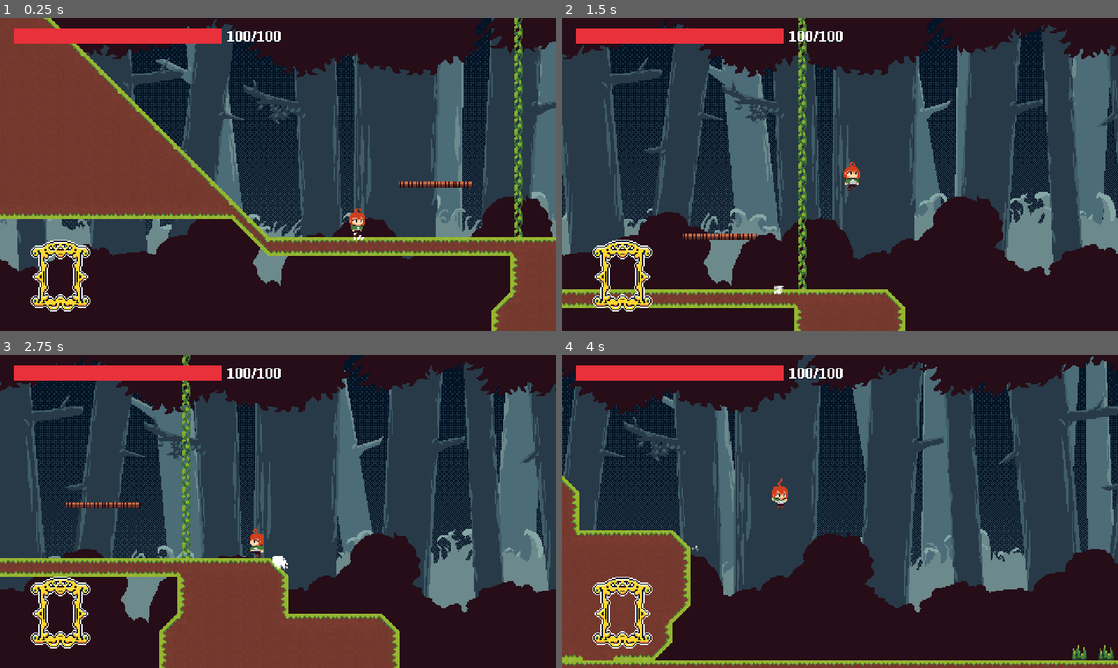
Above: before the commit, frames 1-4 (two rows, left to right).
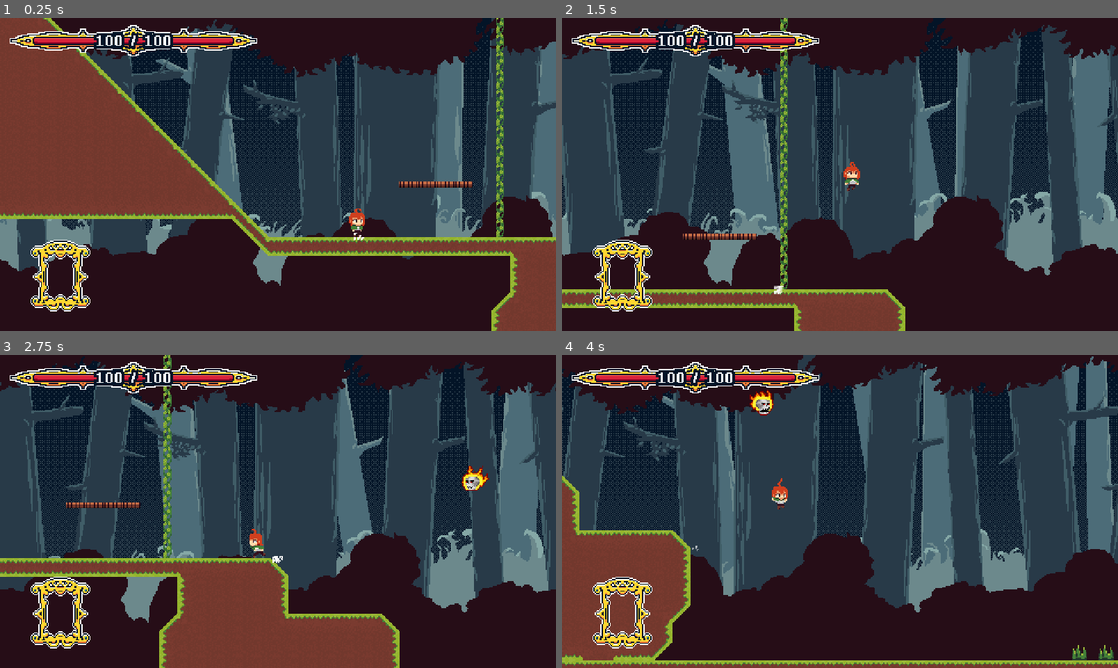
Above: after the commit, the same moments.

Repository: sethburch/Daynight
Game: Godot game, scene res://scenes/World.tscn
Same seed, same stepped clock (60 frames per second), same inputs: the game is played once before the commit and once after it.
Inputs (mouse positions are in pixels of both pictures, inside the frame that each line leads up to):
- Up to frame 1 (0.25 s): no input
- Up to frame 2 (1.5 s): move the mouse to (962, 158) at 0.52 s; hold D (move_right) from 0.53 s (still down); tap Space (jump) at 0.6, 0.77, 1.07 s; move the mouse to (728, 190) at 1.27 s; tap E (cast) at 1.35 s
- Up to frame 3 (2.75 s): tap Space (jump) at 1.52, 1.55, 1.82, 2.3 s; move the mouse to (333, 442) at 2.02 s; release D (move_right) at 2.03 s; hold A (move_left) from 2.03 s (still down); tap X (scroll_down) at 2.1 s
- Up to frame 4 (4 s): move the mouse to (812, 574) at 2.77 s; release A (move_left) at 2.78 s; hold D (move_right) from 2.78 s (still down); tap Z (scroll_up) at 2.85 s; tap Space (jump) at 3.02, 3.05, 3.32, 3.6, 3.77 s; move the mouse to (1006, 558) at 3.52 s

The runs differ from the first frame. In frame 1, 4.2% of the frame differs, in the area x 1-94%, y 0-70%; in frame 2, 4.4%, in the area x 1-51%, y 0-87%; in frame 3, 4.3%; in frame 4, 3.0%.

Commit message:
better health bar

Diff:
--- a/scenes/GUI.tscn
+++ b/scenes/GUI.tscn
@@ -1,26 +1,29 @@
-[gd_scene load_steps=15 format=2]
+[gd_scene load_steps=16 format=2]
 
 [ext_resource path="res://scripts/GUI.gd" type="Script" id=1]
-[ext_resource path="res://sprites/health_under.png" type="Texture" id=2]
-[ext_resource path="res://sprites/health_over.png" type="Texture" id=3]
-[ext_resource path="res://EquipmentPro.ttf" type="DynamicFontData" id=4]
-[ext_resource path="res://materials/DefaultFont.tres" type="DynamicFont" id=5]
-[ext_resource path="res://sprites/window.png" type="Texture" id=6]
-[ext_resource path="res://sprites/tomes/default_aura.png" type="Texture" id=7]
-[ext_resource path="res://UpgradeWindow.tscn" type="PackedScene" id=8]
-[ext_resource path="res://sprites/tomes/book_arc.png" type="Texture" id=9]
+[ext_resource path="res://sprites/health/health_frame.png" type="Texture" id=2]
+[ext_resource path="res://sprites/health/health_under.png" type="Texture" id=3]
+[ext_resource path="res://sprites/health/health_progress.png" type="Texture" id=4]
+[ext_resource path="res://EquipmentPro.ttf" type="DynamicFontData" id=5]
+[ext_resource path="res://materials/DefaultFont.tres" type="DynamicFont" id=6]
+[ext_resource path="res://sprites/window.png" type="Texture" id=7]
+[ext_resource path="res://sprites/tomes/default_aura.png" type="Texture" id=8]
+[ext_resource path="res://UpgradeWindow.tscn" type="PackedScene" id=9]
+[ext_resource path="res://sprites/tomes/book_arc.png" type="Texture" id=10]
 
 [sub_resource type="DynamicFontData" id=1]
 antialiased = false
 font_path = "res://EquipmentPro.ttf"
 
 [sub_resource type="DynamicFont" id=2]
+outline_size = 1
 outline_color = Color( 0.0156863, 0.0823529, 0.156863, 1 )
+extra_spacing_char = 1
 font_data = SubResource( 1 )
 
 [sub_resource type="DynamicFont" id=3]
 outline_color = Color( 0.0156863, 0.0823529, 0.156863, 1 )
-font_data = ExtResource( 4 )
+font_data = ExtResource( 5 )
 
 [sub_resource type="Animation" id=4]
 length = 4.0
@@ -59,26 +62,36 @@
 margin_right = 1.16626
 script = ExtResource( 1 )
 
-[node name="Health" type="TextureProgress" parent="."]
-margin_left = 11.0
-margin_top = 9.48872
-margin_right = 267.0
-margin_bottom = 41.4887
-rect_scale = Vector2( 0.7, 0.4 )
+[node name="HealthOver" type="TextureRect" parent="."]
+margin_left = 7.00779
+margin_top = 5.54783
+margin_right = 221.008
+margin_bottom = 32.5478
+texture = ExtResource( 2 )
+__meta__ = {
+"_edit_group_": true
+}
+
+[node name="Health" type="TextureProgress" parent="HealthOver"]
+margin_left = 21.0
+margin_top = 10.0
+margin_right = 209.0
+margin_bottom = 24.0
 value = 100.0
-texture_under = ExtResource( 2 )
-texture_progress = ExtResource( 3 )
+texture_under = ExtResource( 3 )
+texture_progress = ExtResource( 4 )
 
 [node name="HealthText" type="Label" parent="."]
-margin_left = 194.797
-margin_top = 8.175
-margin_right = 241.797
-margin_bottom = 24.175
+margin_left = 81.8547
+margin_top = 11.8595
+margin_right = 146.855
+margin_bottom = 27.8595
 custom_fonts/font = SubResource( 2 )
 custom_colors/font_color_shadow = Color( 0.0156863, 0.0823529, 0.156863, 1 )
-custom_constants/shadow_offset_x = 0
+custom_constants/shadow_offset_x = 1
 custom_constants/shadow_offset_y = 1
-text = "100/100"
+custom_constants/shadow_as_outline = 1
+text = "100 / 100"
 
 [node name="Alert" type="Label" parent="."]
 modulate = Color( 1, 1, 1, 0 )
--- a/scenes/ItemSpawner.gd
+++ b/scenes/ItemSpawner.gd
@@ -1,10 +1,10 @@
 extends Position2D
 
 var items : Array = [
-	preload("res://scenes/Tome.tscn"),
 	preload("res://scenes/Tome.tscn")
 ]
 
 func _ready():
 	var _item = items[randi() % items.size()].instance()
 	_item.global_position = get_parent().global_position+position
+	add_child(_item)
--- /dev/null
+++ b/scenes/Ladder.gd
@@ -0,0 +1,13 @@
+extends Area2D
+
+export(int) var length = 16
+
+func _ready():
+	$Sprites.visible = true
+	length = scale.y * length
+	$CollisionShape2D.shape.extents.y = length/2
+	$Sprites/Vine.region_rect = Rect2(0, 0, 16, length)
+	scale.y = 1
+	$Sprites/Top.position.y -= (length/2)-8
+	$Sprites/Bottom.position.y += (length/2)-8
+	position.y+= length/2
--- a/scenes/Ladder.tscn
+++ b/scenes/Ladder.tscn
@@ -1,19 +1,37 @@
-[gd_scene load_steps=3 format=2]
+[gd_scene load_steps=5 format=2]
 
-[ext_resource path="res://sprites/vine.png" type="Texture" id=1]
+[ext_resource path="res://scenes/Ladder.gd" type="Script" id=1]
+[ext_resource path="res://sprites/vine.png" type="Texture" id=2]
+[ext_resource path="res://sprites/vine_end.png" type="Texture" id=3]
 
 [sub_resource type="RectangleShape2D" id=1]
-extents = Vector2( 8, 168 )
+extents = Vector2( 8, 8 )
 
 [node name="Ladder" type="Area2D"]
 z_index = -1
+script = ExtResource( 1 )
+__meta__ = {
+"_edit_group_": true
+}
 
 [node name="CollisionShape2D" type="CollisionShape2D" parent="."]
 position = Vector2( 8, 8 )
 shape = SubResource( 1 )
 
-[node name="Sprite" type="Sprite" parent="."]
+[node name="Sprites" type="Node2D" parent="."]
+visible = false
+
+[node name="Vine" type="Sprite" parent="Sprites"]
 position = Vector2( 8, 8 )
-texture = ExtResource( 1 )
+texture = ExtResource( 2 )
 region_enabled = true
-region_rect = Rect2( 0, 0, 16, 336 )
+region_rect = Rect2( 0, 0, 16, 16 )
+
+[node name="Top" type="Sprite" parent="Sprites"]
+position = Vector2( 8, -8 )
+texture = ExtResource( 3 )
+
+[node name="Bottom" type="Sprite" parent="Sprites"]
+position = Vector2( 8, 24 )
+scale = Vector2( 1, -1 )
+texture = ExtResource( 3 )
--- a/scenes/Player.tscn
+++ b/scenes/Player.tscn
@@ -5,40 +5,40 @@
 [ext_resource path="res://sprites/player/idle/idle00.png" type="Texture" id=3]
 [ext_resource path="res://sprites/player/idle/idle01.png" type="Texture" id=4]
 [ext_resource path="res://sprites/player/idle/idle02.png" type="Texture" id=5]
-[ext_resource path="res://sprites/player/jump/jump07.png" type="Texture" id=6]
-[ext_resource path="res://sprites/player/move/run01.png" type="Texture" id=7]
-[ext_resource path="res://sprites/player/jump/jump01.png" type="Texture" id=8]
-[ext_resource path="res://sprites/player/jump/jump02.png" type="Texture" id=9]
-[ext_resource path="res://sprites/player/jump/jump05.png" type="Texture" id=10]
-[ext_resource path="res://sprites/player/jump/jump06.png" type="Texture" id=11]
-[ext_resource path="res://sprites/player/move/run02.png" type="Texture" id=12]
-[ext_resource path="res://sprites/player/move/run03.png" type="Texture" id=13]
-[ext_resource path="res://sprites/player/move/run04.png" type="Texture" id=14]
-[ext_resource path="res://sprites/player/move/run05.png" type="Texture" id=15]
-[ext_resource path="res://sprites/player/move/run06.png" type="Texture" id=16]
-[ext_resource path="res://sprites/player/move/run07.png" type="Texture" id=17]
-[ext_resource path="res://sprites/player/move/run08.png" type="Texture" id=18]
-[ext_resource path="res://sprites/player/move/run09.png" type="Texture" id=19]
-[ext_resource path="res://sprites/player/jump/jump00.png" type="Texture" id=20]
-[ext_resource path="res://sprites/player/jump/jump03.png" type="Texture" id=21]
-[ext_resource path="res://sprites/player/jump/jump04.png" type="Texture" id=22]
-[ext_resource path="res://sprites/player/look_up/look_up3.png" type="Texture" id=23]
-[ext_resource path="res://sprites/player/crouch/to_crouching2.png" type="Texture" id=24]
-[ext_resource path="res://sprites/player/crouch/to_crouching3.png" type="Texture" id=25]
-[ext_resource path="res://sprites/player/crouch/to_crouching4.png" type="Texture" id=26]
-[ext_resource path="res://sprites/player/crouch/to_crouching5.png" type="Texture" id=27]
-[ext_resource path="res://sprites/player/crouch/crouching_idle1.png" type="Texture" id=28]
-[ext_resource path="res://sprites/player/crouch/crouching_idle2.png" type="Texture" id=29]
-[ext_resource path="res://sprites/player/crouch/crouching_idle3.png" type="Texture" id=30]
-[ext_resource path="res://sprites/player/crouch/crouching_idle4.png" type="Texture" id=31]
-[ext_resource path="res://sprites/player/crouch/crouching_idle5.png" type="Texture" id=32]
-[ext_resource path="res://sprites/player/look_up/look_up2.png" type="Texture" id=33]
-[ext_resource path="res://sprites/player/climb/climb1.png" type="Texture" id=34]
-[ext_resource path="res://sprites/player/climb/climb2.png" type="Texture" id=35]
-[ext_resource path="res://sprites/player/climb/climb3.png" type="Texture" id=36]
-[ext_resource path="res://sprites/player/climb/climb4.png" type="Texture" id=37]
-[ext_resource path="res://sprites/player/climb/climb5.png" type="Texture" id=38]
-[ext_resource path="res://sprites/player/climb/climb6.png" type="Texture" id=39]
+[ext_resource path="res://sprites/player/crouch/crouching_idle1.png" type="Texture" id=6]
+[ext_resource path="res://sprites/player/crouch/crouching_idle2.png" type="Texture" id=7]
+[ext_resource path="res://sprites/player/crouch/crouching_idle3.png" type="Texture" id=8]
+[ext_resource path="res://sprites/player/crouch/crouching_idle4.png" type="Texture" id=9]
+[ext_resource path="res://sprites/player/crouch/crouching_idle5.png" type="Texture" id=10]
+[ext_resource path="res://sprites/player/jump/jump07.png" type="Texture" id=11]
+[ext_resource path="res://sprites/player/crouch/to_crouching2.png" type="Texture" id=12]
+[ext_resource path="res://sprites/player/crouch/to_crouching3.png" type="Texture" id=13]
+[ext_resource path="res://sprites/player/crouch/to_crouching4.png" type="Texture" id=14]
+[ext_resource path="res://sprites/player/crouch/to_crouching5.png" type="Texture" id=15]
+[ext_resource path="res://sprites/player/move/run02.png" type="Texture" id=16]
+[ext_resource path="res://sprites/player/move/run03.png" type="Texture" id=17]
+[ext_resource path="res://sprites/player/move/run04.png" type="Texture" id=18]
+[ext_resource path="res://sprites/player/move/run05.png" type="Texture" id=19]
+[ext_resource path="res://sprites/player/move/run06.png" type="Texture" id=20]
+[ext_resource path="res://sprites/player/move/run07.png" type="Texture" id=21]
+[ext_resource path="res://sprites/player/move/run08.png" type="Texture" id=22]
+[ext_resource path="res://sprites/player/move/run09.png" type="Texture" id=23]
+[ext_resource path="res://sprites/player/look_up/look_up3.png" type="Texture" id=24]
+[ext_resource path="res://sprites/player/jump/jump01.png" type="Texture" id=25]
+[ext_resource path="res://sprites/player/jump/jump02.png" type="Texture" id=26]
+[ext_resource path="res://sprites/player/move/run01.png" type="Texture" id=27]
+[ext_resource path="res://sprites/player/jump/jump05.png" type="Texture" id=28]
+[ext_resource path="res://sprites/player/jump/jump06.png" type="Texture" id=29]
+[ext_resource path="res://sprites/player/jump/jump03.png" type="Texture" id=30]
+[ext_resource path="res://sprites/player/jump/jump04.png" type="Texture" id=31]
+[ext_resource path="res://sprites/player/jump/jump00.png" type="Texture" id=32]
+[ext_resource path="res://sprites/player/climb/climb1.png" type="Texture" id=33]
+[ext_resource path="res://sprites/player/climb/climb2.png" type="Texture" id=34]
+[ext_resource path="res://sprites/player/climb/climb3.png" type="Texture" id=35]
+[ext_resource path="res://sprites/player/climb/climb4.png" type="Texture" id=36]
+[ext_resource path="res://sprites/player/climb/climb5.png" type="Texture" id=37]
+[ext_resource path="res://sprites/player/climb/climb6.png" type="Texture" id=38]
+[ext_resource path="res://sprites/player/look_up/look_up2.png" type="Texture" id=39]
 [ext_resource path="res://scripts/Camera2D.gd" type="Script" id=40]
 [ext_resource path="res://scripts/Inventory.gd" type="Script" id=41]
 [ext_resource path="res://scenes/GUI.tscn" type="PackedScene" id=42]
@@ -55,65 +55,65 @@
 "name": "idle",
 "speed": 5.0
 }, {
-"frames": [ ExtResource( 6 ) ],
+"frames": [ ExtResource( 6 ), ExtResource( 6 ), ExtResource( 6 ), ExtResource( 6 ), ExtResource( 6 ), ExtResource( 6 ), ExtResource( 7 ), ExtResource( 8 ), ExtResource( 8 ), ExtResource( 8 ), ExtResource( 8 ), ExtResource( 8 ), ExtResource( 8 ), ExtResource( 9 ), ExtResource( 9 ), ExtResource( 9 ), ExtResource( 9 ), ExtResource( 9 ), ExtResource( 9 ), ExtResource( 10 ), ExtResource( 9 ), ExtResource( 9 ), ExtResource( 9 ), ExtResource( 9 ), ExtResource( 8 ), ExtResource( 6 ), ExtResource( 6 ), ExtResource( 6 ), ExtResource( 6 ), ExtResource( 6 ) ],
+"loop": true,
+"name": "crouching",
+"speed": 5.0
+}, {
+"frames": [ ExtResource( 11 ) ],
 "loop": true,
 "name": "squash",
 "speed": 15.0
 }, {
-"frames": [ ExtResource( 7 ) ],
-"loop": true,
-"name": "run_inital",
-"speed": 5.0
-}, {
-"frames": [ ExtResource( 8 ), ExtResource( 9 ) ],
-"loop": true,
-"name": "jump_rise",
-"speed": 5.0
-}, {
-"frames": [ ExtResource( 10 ), ExtResource( 11 ) ],
-"loop": true,
-"name": "jump_fall",
-"speed": 5.0
-}, {
-"frames": [ ExtResource( 12 ), ExtResource( 13 ), ExtResource( 14 ), ExtResource( 15 ), ExtResource( 16 ), ExtResource( 17 ), ExtResource( 18 ), ExtResource( 19 ) ],
+"frames": [ ExtResource( 12 ), ExtResource( 13 ), ExtResource( 14 ), ExtResource( 15 ) ],
+"loop": true,
+"name": "to_crouch",
+"speed": 10.0
+}, {
+"frames": [ ExtResource( 16 ), ExtResource( 17 ), ExtResource( 18 ), ExtResource( 19 ), ExtResource( 20 ), ExtResource( 21 ), ExtResource( 22 ), ExtResource( 23 ) ],
 "loop": true,
 "name": "run",
 "speed": 10.0
 }, {
-"frames": [ ExtResource( 20 ) ],
+"frames": [ ExtResource( 24 ) ],
+"loop": true,
+"name": "looking_up",
+"speed": 5.0
+}, {
+"frames": [ ExtResource( 25 ), ExtResource( 26 ) ],
+"loop": true,
+"name": "jump_rise",
+"speed": 5.0
+}, {
+"frames": [ ExtResource( 27 ) ],
+"loop": true,
+"name": "run_inital",
+"speed": 5.0
+}, {
+"frames": [ ExtResource( 28 ), ExtResource( 29 ) ],
+"loop": true,
+"name": "jump_fall",
+"speed": 5.0
+}, {
+"frames": [ ExtResource( 30 ), ExtResource( 31 ) ],
+"loop": true,
+"name": "jump_peak",
+"speed": 5.0
+}, {
+"frames": [ ExtResource( 32 ) ],
 "loop": true,
 "name": "jump_inital",
 "speed": 5.0
 }, {
-"frames": [ ExtResource( 21 ), ExtResource( 22 ) ],
-"loop": true,
-"name": "jump_peak",
-"speed": 5.0
-}, {
-"frames": [ ExtResource( 23 ) ],
-"loop": true,
-"name": "looking_up",
-"speed": 5.0
-}, {
-"frames": [ ExtResource( 24 ), ExtResource( 25 ), ExtResource( 26 ), ExtResource( 27 ) ],
-"loop": true,
-"name": "to_crouch",
-"speed": 10.0
-}, {
-"frames": [ ExtResource( 28 ), ExtResource( 28 ), ExtResource( 28 ), ExtResource( 28 ), ExtResource( 28 ), ExtResource( 28 ), ExtResource( 29 ), ExtResource( 30 ), ExtResource( 30 ), ExtResource( 30 ), ExtResource( 30 ), ExtResource( 30 ), ExtResource( 30 ), ExtResource( 31 ), ExtResource( 31 ), ExtResource( 31 ), ExtResource( 31 ), ExtResource( 31 ), ExtResource( 31 ), ExtResource( 32 ), ExtResource( 31 ), ExtResource( 31 ), ExtResource( 31 ), ExtResource( 31 ), ExtResource( 30 ), ExtResource( 28 ), ExtResource( 28 ), ExtResource( 28 ), ExtResource( 28 ), ExtResource( 28 ) ],
-"loop": true,
-"name": "crouching",
-"speed": 5.0
-}, {
-"frames": [ ExtResource( 33 ), ExtResource( 23 ) ],
-"loop": true,
-"name": "look_up",
-"speed": 5.0
-}, {
-"frames": [ ExtResource( 34 ), ExtResource( 35 ), ExtResource( 36 ), ExtResource( 37 ), ExtResource( 38 ), ExtResource( 39 ) ],
+"frames": [ ExtResource( 33 ), ExtResource( 34 ), ExtResource( 35 ), ExtResource( 36 ), ExtResource( 37 ), ExtResource( 38 ) ],
 "loop": true,
 "name": "climb",
 "speed": 10.0
+}, {
+"frames": [ ExtResource( 39 ), ExtResource( 24 ) ],
+"loop": true,
+"name": "look_up",
+"speed": 5.0
 } ]
 
 [sub_resource type="RectangleShape2D" id=2]
--- a/scenes/World.tscn
+++ b/scenes/World.tscn
@@ -7,6 +7,7 @@
 [ext_resource path="res://GrassTileset2.tres" type="TileSet" id=5]
 [ext_resource path="res://scenes/Platform.tscn" type="PackedScene" id=6]
 [ext_resource path="res://scenes/Ladder.tscn" type="PackedScene" id=7]
+[ext_resource path="res://scenes/FireSkull.tscn" type="PackedScene" id=8]
 
 [node name="World" type="Node"]
 script = ExtResource( 1 )
@@ -63,4 +64,17 @@
 }
 
 [node name="Ladder" parent="." instance=ExtResource( 7 )]
-position = Vector2( -336, 512 )
+position = Vector2( -352, 432 )
+scale = Vector2( 1, 16 )
+
+[node name="Fire Skull" parent="." instance=ExtResource( 8 )]
+position = Vector2( 117.166, 736 )
+
+[node name="Fire Skull2" parent="." instance=ExtResource( 8 )]
+position = Vector2( -48, 752 )
+
+[node name="Fire Skull3" parent="." instance=ExtResource( 8 )]
+position = Vector2( 128, 576 )
+
+[node name="Fire Skull4" parent="." instance=ExtResource( 8 )]
+position = Vector2( 272, 704 )
--- a/scripts/Camera2D.gd
+++ b/scripts/Camera2D.gd
@@ -14,6 +14,12 @@
 var _last_offset = Vector2(0, 0)
 
 func _ready():
+	var gen_node = get_parent().get_parent().get_parent()
+	if gen_node.name == "Generator":
+		limit_left = 0
+		limit_top = 0
+		limit_bottom = gen_node.node_height*gen_node.height
+		limit_right = gen_node.node_width*gen_node.width
 	set_process(true)
 
 # Shake with decreasing intensity while there's time remaining.
--- a/scripts/Fire Skull.gd
+++ b/scripts/Fire Skull.gd
@@ -32,7 +32,6 @@
 			if target.y > global_position.y:
 				motion.y -= ACCEL
 		if attackTimer < 0:
-			print_debug("test")
 			attack()
 			attackTimer = rng.randi_range(60, 120)
 		attackTimer -= 1
--- a/scripts/GUI.gd
+++ b/scripts/GUI.gd
@@ -1,9 +1,12 @@
 extends Control
+
+var new_health = 100
 
 func _process(delta):
 	if Input.is_action_just_pressed("inventory_open"):
 		$UpgradeWindow.visible = !$UpgradeWindow.visible
 	$Cursor.rect_position = get_local_mouse_position() + Vector2(10, 10)
+	$HealthOver/Health.value = lerp($HealthOver/Health.value, new_health, 0.1)
 
 func set_alert_text(text):
 	$Alert/AnimationPlayer.stop()
@@ -29,5 +32,6 @@
 	$CurrentAura.visible = visibility
 
 func set_health(health, max_health):
-	$Health.value = health
-	$HealthText.text = str(health) + "/" + str(max_health);
+	#$HealthOver/Health.value = health
+	new_health = health
+	$HealthText.text = str(health) + " / " + str(max_health);
--- a/scripts/Player.gd
+++ b/scripts/Player.gd
@@ -74,7 +74,7 @@
 
 	#crouching and looking up
 	if is_on_floor() and (floor(motion.x) < 10 and floor(motion.x) > -10) and current_ladder == null:
-		if Input.is_action_pressed("move_down"):
+		if Input.is_action_pressed("move_down") and (!Input.is_action_pressed("move_left") and !Input.is_action_pressed("move_right")):
 			crouching = true
 			if Input.is_action_just_pressed("jump"):
 				set_collision_layer_bit(5, 0)
@@ -82,7 +82,7 @@
 			$Camera2D.mode = $Camera2D.MODES.PEEK_DOWN
 			if anim != "crouching" and anim != "to_crouch":
 				new_anim = "to_crouch"
-		elif Input.is_action_pressed("move_up"):
+		elif Input.is_action_pressed("move_up") and (!Input.is_action_pressed("move_left") and !Input.is_action_pressed("move_right")):
 			$Camera2D.mode = $Camera2D.MODES.PEEK_UP
 			if anim != "looking_up" and anim != "look_up":
 				new_anim = "look_up"
@@ -139,7 +139,7 @@
 	if is_on_floor():
 		if Input.is_action_pressed("move_right"):
 			motion.x = min(motion.x+ACCELERATION, MAX_SPEED)
-			if motion.x < ACCELERATION*4:
+			if motion.x < ACCELERATION*4 and motion.x > 0:
 				dust_particle()
 				new_anim = "run_inital"
 			else:
@@ -148,7 +148,7 @@
 			friction = false
 		elif Input.is_action_pressed("move_left"):
 			motion.x = max(motion.x-ACCELERATION, -MAX_SPEED)
-			if motion.x > -ACCELERATION*4:
+			if motion.x > -ACCELERATION*4 and motion.x > 0:
 				dust_particle()
 				new_anim = "run_inital"
 			else:
Not shown: 4 places in scenes/GUI.tscn that only renumber resources
Not shown: 1 places in scenes/World.tscn that only renumber resources
Binary file added: sprites/health/health_frame.png
Not shown, added: sprites/health/health_frame.png.import
Binary file added: sprites/health/health_progress.png
Not shown, changed: sprites/health/health_progress.png.import
Binary file added: sprites/health/health_under.png
Not shown, added: sprites/health/health_under.png.import
Binary file removed: sprites/health_over.png
Binary file removed: sprites/health_under.png
Binary file added: sprites/vine_end.png
Not shown, changed: sprites/vine_end.png.import
